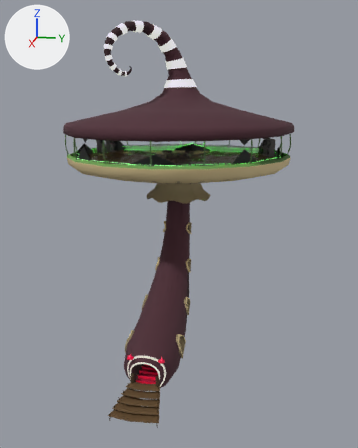
Renders of the glTF model models/shroom_building.glb from each side of a commit.
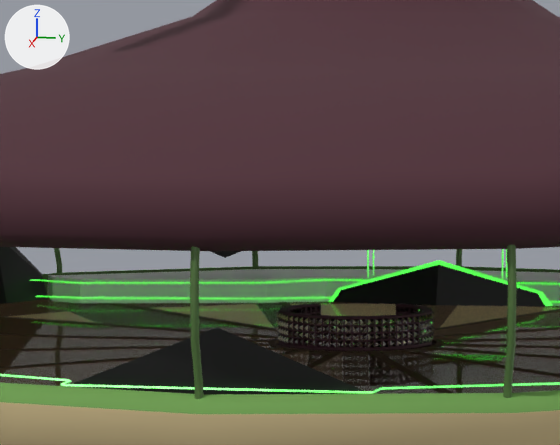
Old and new are each drawn whole from a 50 mm lens placed at (62.4, 15.7, 37.7), pointed at (-9.4, 1.4, 19.7) and again close up on the part from 33% to 59% of the width and 22% to 39% of the height. The lights are fixed; the arrows at upper left show +X, +Y and +Z. Objects named as collision shapes, trigger or cutter boxes, shadow casters or lower levels of detail are left out. Where no turn or scale is listed for an object, it has been applied to the vertices. Vertices at the same position are counted once.

In view in the first close-up: 'Circle.005', 'cap_bottom_side', 'cap_top', 'floor_entrance_railing', 'floor_transparent', 'floor_transparent_glass', 'railing_base_inside', 'stage.001', 'triangulo.007_Plane.007', 'triangulo.011_Plane.011', 'triangulo_Plane.001', 'window_columns'.
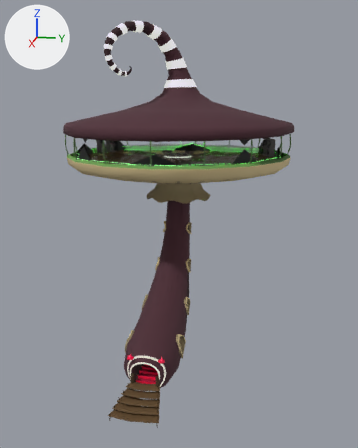
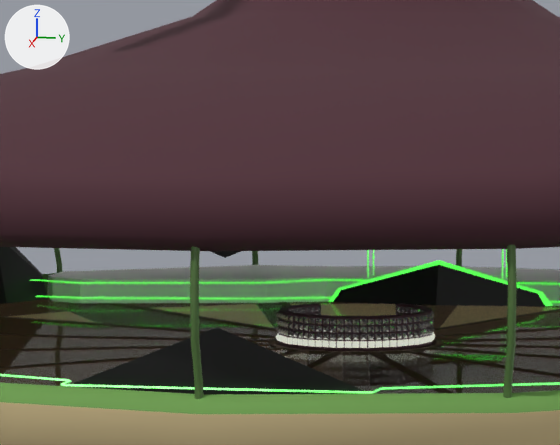
The change in detail:
In material 'reflective_wallparts_mat' (mat_reflective_wallparts_mat), metallic goes from 1.0 to 0.763.
me_cube_001 has 36 vertices, 68 faces and spans x -2.6..4.8, y -12.6..12.6, z -0.4..0.4.
me_cube_001 is used by ob_stage_001; location (-29.49, 0.32, 29.54).
Part 1, on me_cube_001:
Vertex 4 of me_cube_001 moves from (-1.6, 0.0, 0.3) to (-2.9, 0.0, 0.3) at pixel (467, 266).
Vertex 7 of me_cube_001 moves from (-1.2, -3.7, 0.3) at pixel (347, 269) to (-2.2, -3.7, 0.3) at pixel (354, 266).
Vertex 13 of me_cube_001 moves from (0.0, -6.4, 0.4) at pixel (255, 269) to (-1.6, -6.7, 0.4) at pixel (258, 264).
Vertex 17 of me_cube_001 moves from (3.3, -11.6, 0.4) at pixel (70, 274) to (2.0, -12.2, 0.4) at pixel (64, 271).
Vertex 24 of me_cube_001 moves from (-1.2, 3.7, 0.3) to (-2.2, 3.7, 0.3).
Vertex 29 of me_cube_001 moves from (0.0, 6.4, 0.4) to (-1.6, 6.7, 0.4).
Vertex 33 of me_cube_001 moves from (3.3, 11.6, 0.4) to (2.0, 12.2, 0.4).
Mesh me_circle_001 is new.
It has 530 vertices, 424 faces and spans x -1.93..2.18, y -2.18..2.18, z 0.08..0.26.
It uses material mat_mushroom_glow_mat (picture img_palette).
Object 'floor_entrance_railing.001' (ob_floor_entrance_railing_001) is new; it shows me_circle_001.
Its location is (-15.44, 0.0, 29.16).

Changed parts and their boxes (x1, y1, x2, y2) in the close-ups (560 x 445 px; the box of a moved part takes in the faces that stretch with it):
'stage.001', reshaped
    before: (47, 269, 560, 305)
    after: (47, 265, 560, 305)
'floor_entrance_railing', surface changed (black to grey)
    both: (277, 304, 434, 351)
'floor_entrance_railing.001', added
    after: (276, 332, 435, 348)
part 1 of me_cube_001, moved or reshaped
    before: (48, 269, 560, 281)
    after: (48, 265, 560, 281)
